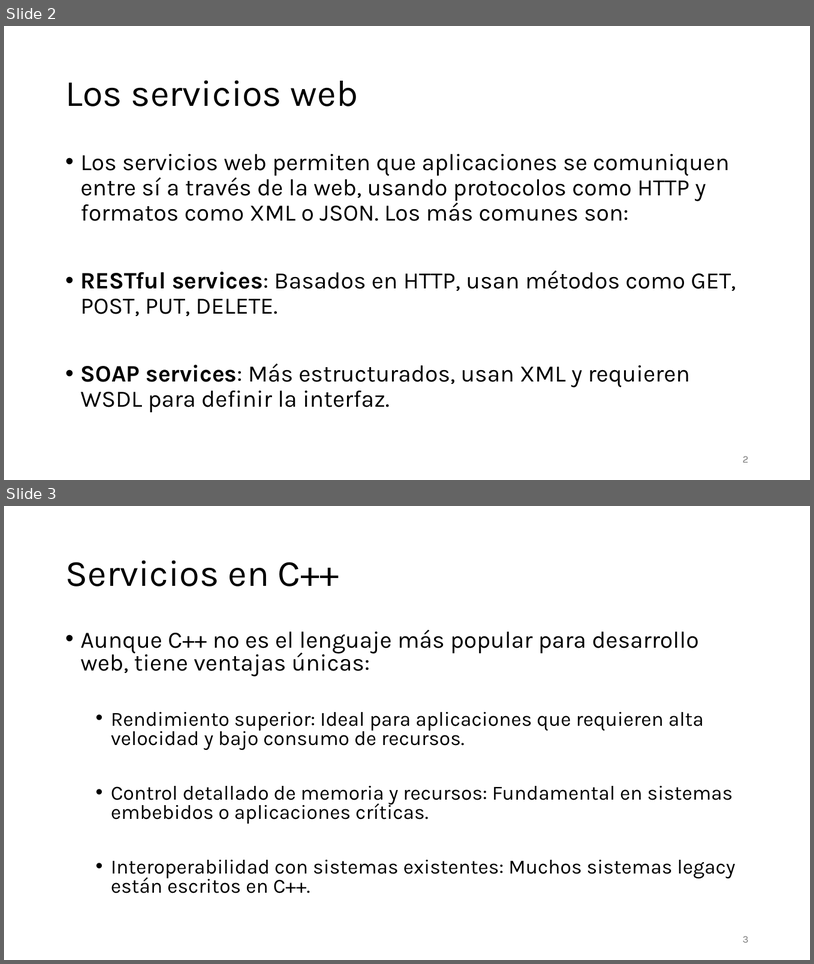
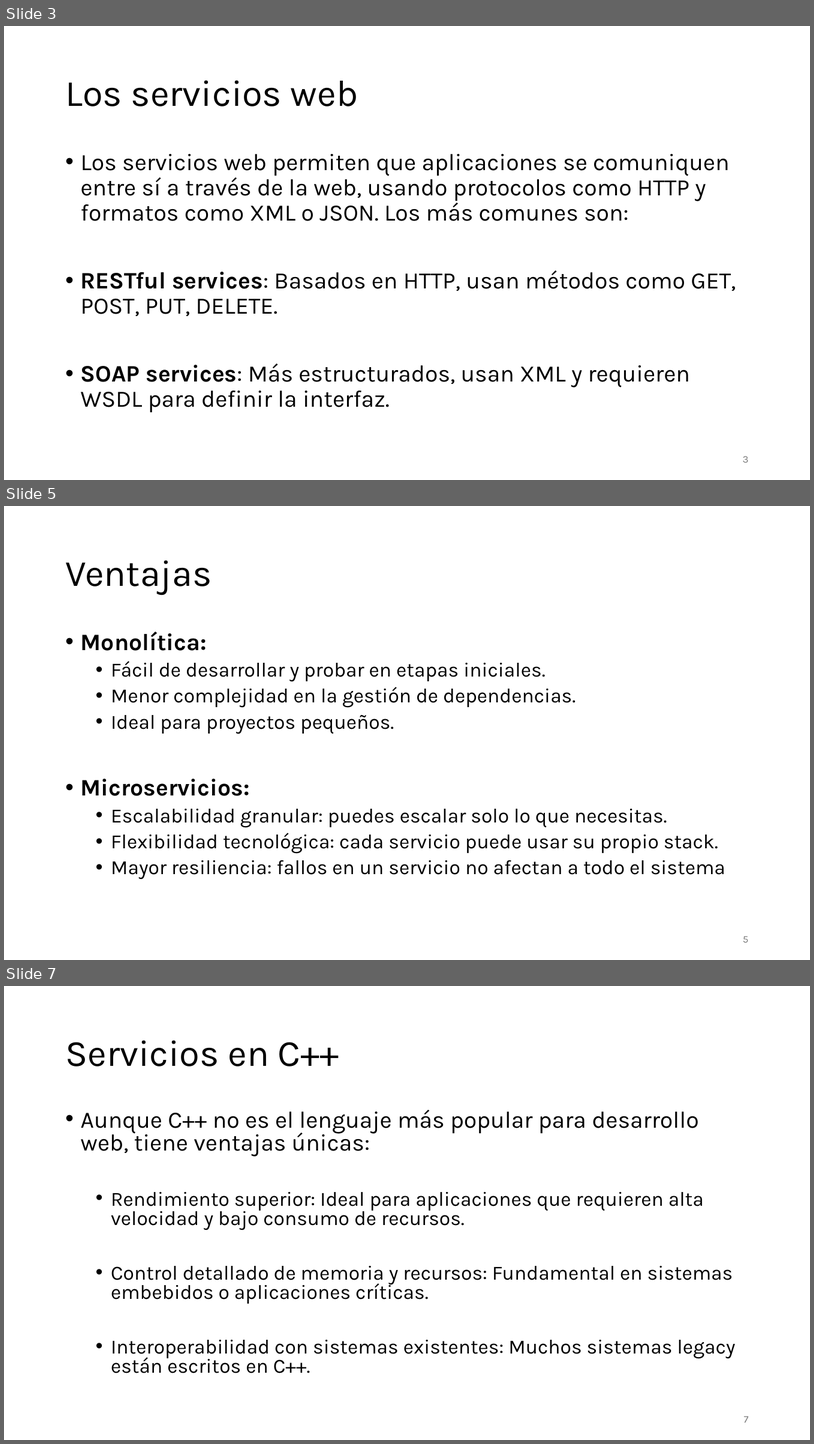
Before and after one commit to aldebarran22/CURSO_CPP_SERVICIOS_30H, a slide deck: doc/1_Introduccion a los servicios Web en Cpp.pptx. Shown one above the other, each under a label of ours: slides 2 and 3 before the commit, slides 3, 5 and 7 after it; the slides between them are not shown. The pictures are 814x964 and 814x1444 pixels, drawn with LibreOffice and Linux fonts; fonts in the diff are those of the drawing. Boxes give left, top, right and bottom in pixels: in the first picture for what was removed or moved away, otherwise in the second. Text is boxed around its words. In the diff, an @@ line names an element or a change of style, - is before the commit and + after.

```diff
--- a/doc/1_Introduccion a los servicios Web en Cpp.pptx
+++ b/doc/1_Introduccion a los servicios Web en Cpp.pptx
@@ slide 5 added at [4, 506, 810, 960], background #FFFFFF @@
@@ title added at [65, 560, 212, 595], 44 pt, text #000000 @@
+Ventajas
@@ text added at [81, 631, 726, 879], 24 pt, text #000000 @@
+• Monolítica:
+  • Fácil de desarrollar y probar en etapas iniciales.
+  • Menor complejidad en la gestión de dependencias.
+  • Ideal para proyectos pequeños.
+• Microservicios:
+  • Escalabilidad granular: puedes escalar solo lo que necesitas.
+  • Flexibilidad tecnológica: cada servicio puede usar su propio stack.
+  • Mayor resiliencia: fallos en un servicio no afectan a todo el sistema
@@ page number added at [743, 936, 749, 942], 12 pt, text #797979 @@
+5
@@ what was slide 2 is now slide 3 @@
@@ page number at [743, 456, 749, 462]: text changed @@
-2
+3
@@ what was slide 3 is now slide 7 @@
@@ page number at [744, 1416, 749, 1422]: text changed @@
-3
+7
```
Also in this commit, not shown: 17 other slides added, 44 other files.
